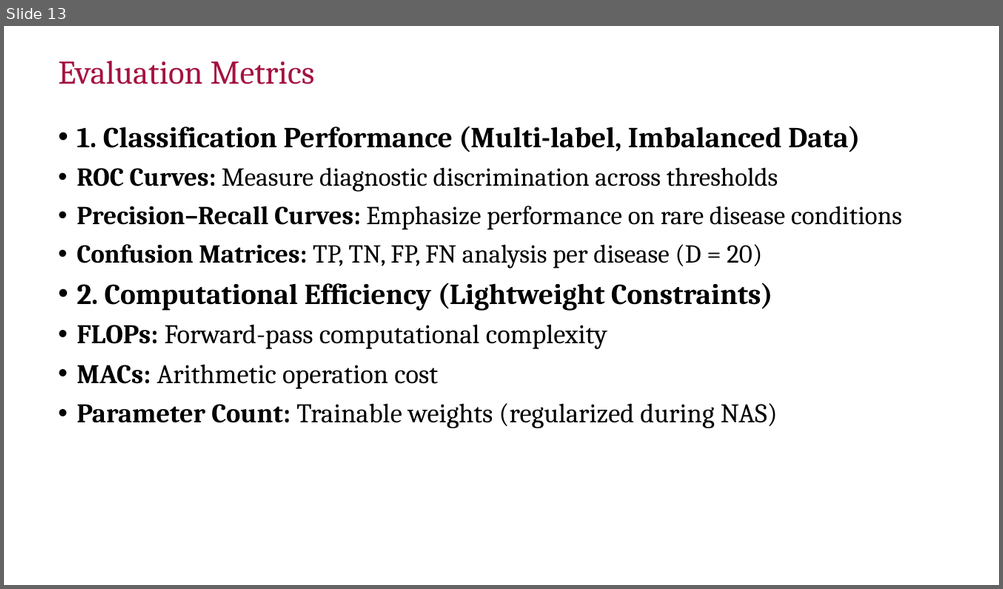
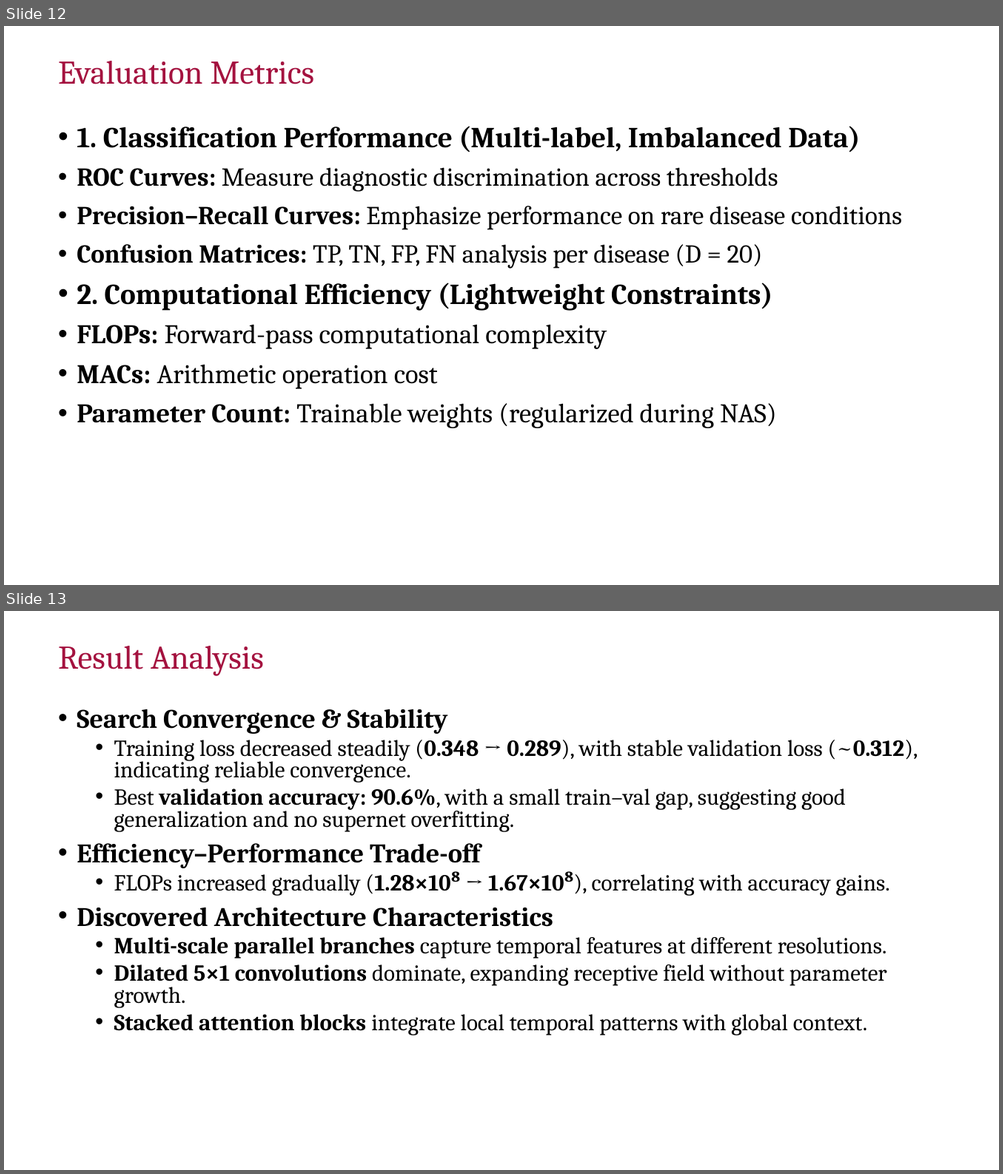
Before and after one commit to Giriiri-g/Sleep-Staging, a slide deck: reports/Phase 1/Phase1_47.pptx. Shown one above the other, each under a label of ours: slide 13 before the commit, slides 12 and 13 after it. The pictures are 1003x589 and 1003x1174 pixels, drawn with LibreOffice and Linux fonts; fonts in the diff are those of the drawing; background and template pictures are left out. Boxes give left, top, right and bottom in pixels: in the first picture for what was removed or moved away, otherwise in the second. Text is boxed around its words. In the diff, an @@ line names an element or a change of style, - is before the commit and + after.

```diff
--- a/reports/Phase 1/Phase1_47.pptx
+++ b/reports/Phase 1/Phase1_47.pptx
@@ slide 13 added at bbox=[4, 611, 999, 1170], background #FFFFFF @@
@@ title added at bbox=[58, 646, 264, 676], 32 pt, text #A4123F @@
+Result Analysis
@@ text added at bbox=[77, 709, 918, 1036], 22.2 pt, text #000000 @@
+• Search Convergence & Stability
+  • Training loss decreased steadily (0.348 → 0.289), with stable validation loss (~0.312), indicating reliable convergence.
+  • Best validation accuracy: 90.6%, with a small train–val gap, suggesting good generalization and no supernet overfitting.
+• Efficiency–Performance Trade-off
+  • FLOPs increased gradually (1.28×10⁸ → 1.67×10⁸), correlating with accuracy gains.
+• Discovered Architecture Characteristics
+  • Multi-scale parallel branches capture temporal features at different resolutions.
+  • Dilated 5×1 convolutions dominate, expanding receptive field without parameter growth.
+  • Stacked attention blocks integrate local temporal patterns with global context.
@@ page number added at bbox=[4, 1144, 51, 1170], 16 pt, text #FFFFFF, bold @@
+13
@@ what was slide 13 is now slide 12 @@
```
Also in this commit, not shown: 4 slides changed, 6 other slides added, 3 slides removed, 58 other files.
